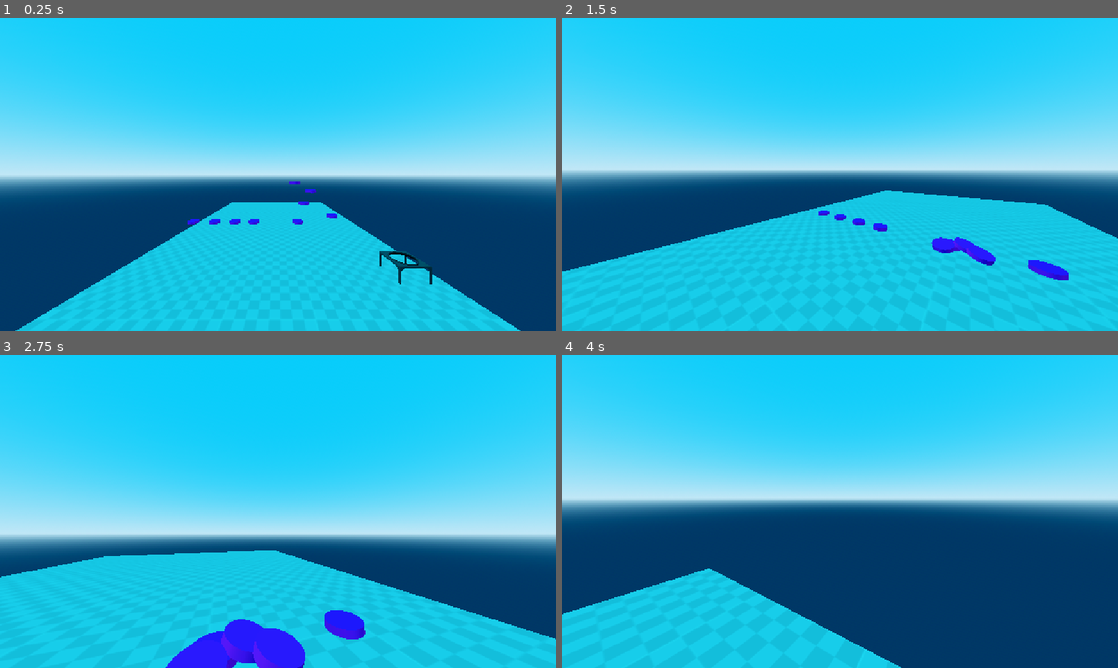
Above: before the commit, frames 1-4 (two rows, left to right).
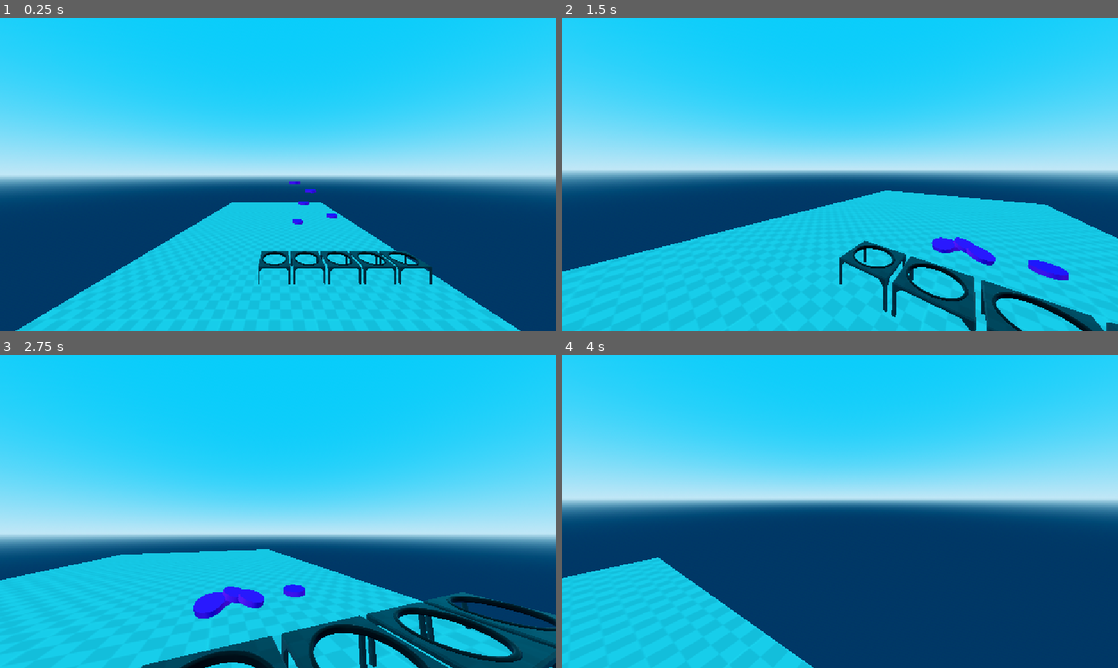
Above: after the commit, the same moments.

Repository: sharkpossum/Hex-Factor
Game: Godot game, scene res://scenes/world/world.tscn
Two runs of this game, one before a commit and one after it. Both use one fixed random seed, a clock stepped at 60 frames per second and the inputs below. The engine's default icon, where the game draws it, is replaced by a stand-in: a white triangle on a blue panel in a dark square.
Inputs (mouse positions are in pixels of both pictures, inside the frame that each line leads up to):
- Up to frame 1 (0.25 s): no input
- Up to frame 2 (1.5 s): move the mouse to (867, 174) at 0.52 s; hold W (forward) from 0.53 s (still down); tap C (crouch) at 0.6 s; tap Space (jump) at 0.77 s; move the mouse to (812, 174) at 1.27 s; tap E (interact) at 1.35 s
- Up to frame 3 (2.75 s): keep holding W (forward); tap Space (jump) at 1.52 s; move the mouse to (289, 505) at 2.02 s; click (289, 505) at 2.1 s
- Up to frame 4 (4 s): keep holding W (forward); move the mouse to (834, 517) at 2.77 s; tap Shift (sprint) at 2.85 s; tap Space (jump) at 3.02, 3.77 s; move the mouse to (878, 514) at 3.52 s; tap C (crouch) at 3.6 s

The runs differ from the first frame. In frame 1, 1.1% of the frame differs, in the area x 33-72%, y 64-86%; in frame 2, 3.5%; in frame 3, 10%, in the area x 0-100%, y 62-100%; in frame 4, 5.4%.

Commit message:
Changed item properties, added loot table resource, item manager is now a scene not just script, moved item related files to in the same directory

Diff:
--- a/project.godot
+++ b/project.godot
@@ -18,7 +18,7 @@
 [autoload]
 
 Debug="*res://scenes/debug/debug.tscn"
-ItemManager="*res://scripts/Item_Manager.gd"
+ItemManager="*res://scenes/autoload/ItemManager.tscn"
 
 [debug]
 
--- /dev/null
+++ b/scenes/autoload/ItemManager.tscn
@@ -0,0 +1,9 @@
+[gd_scene load_steps=4 format=3 uid="uid://dvxrt27wqpgmi"]
+
+[ext_resource type="Script" uid="uid://bn86eb6ohdokl" path="res://scripts/resources/items/Item_Manager.gd" id="1_m2xka"]
+[ext_resource type="Script" uid="uid://pairq17hjflb" path="res://scripts/resources/items/Item_Registry.gd" id="2_3rbkc"]
+[ext_resource type="Resource" uid="uid://c7jqb7wa8wrqd" path="res://scenes/autoload/item_tables/Reagents.tres" id="3_lwd1o"]
+
+[node name="ItemManager" type="Node"]
+script = ExtResource("1_m2xka")
+item_registries = Array[ExtResource("2_3rbkc")]([ExtResource("3_lwd1o")])
--- /dev/null
+++ b/scenes/autoload/item_tables/Reagents.tres
@@ -0,0 +1,13 @@
+[gd_resource type="Resource" script_class="Item_Registry" load_steps=4 format=3 uid="uid://c7jqb7wa8wrqd"]
+
+[ext_resource type="PackedScene" uid="uid://boq0v0dgcd6kk" path="res://scenes/items/reagents/Gem.tscn" id="1_6glgr"]
+[ext_resource type="Script" uid="uid://pairq17hjflb" path="res://scripts/resources/items/Item_Registry.gd" id="2_msrok"]
+[ext_resource type="PackedScene" uid="uid://dgmxpovpow1rd" path="res://scenes/items/reagents/Ruby.tscn" id="2_qrm1m"]
+
+[resource]
+script = ExtResource("2_msrok")
+registry = Dictionary[String, PackedScene]({
+"\"gem\"": ExtResource("1_6glgr"),
+"\"ruby\"": ExtResource("2_qrm1m")
+})
+metadata/_custom_type_script = "uid://pairq17hjflb"
--- a/scenes/items/Item.gd
+++ b/scenes/items/Item.gd
@@ -5,10 +5,8 @@
 @export var ui_sprite: Texture2D
 
 # Stats
-@export var description: String
-@export var weight: int
-@export var item_name: String
-
-func _ready() -> void:
-	item_name = self.name
-	pass
+@export var item_name: String = ""
+@export var description: String = "Description"
+@export var weight: int = 1
+@export var stack_size: int = 16
+@export var flavour_text: String = "Flavourful."
--- a/scenes/items/resources/Gem.tscn
+++ b/scenes/items/reagents/Gem.tscn
@@ -3,7 +3,7 @@
 [ext_resource type="Script" uid="uid://co7jhh45ebovi" path="res://scenes/items/Item.gd" id="1_sgbi3"]
 [ext_resource type="Script" uid="uid://dc5hiugqxud7n" path="res://scripts/components/Collectible_Component.gd" id="2_0umgs"]
 [ext_resource type="Script" uid="uid://8adk86412iwr" path="res://scripts/components/Component_Manager.gd" id="2_g36qw"]
-[ext_resource type="Texture2D" uid="uid://d1i0khmv1ttw8" path="res://scenes/items/resources/emote_star.png" id="2_w5cq0"]
+[ext_resource type="Texture2D" uid="uid://d1i0khmv1ttw8" path="res://scenes/items/reagents/emote_star.png" id="2_w5cq0"]
 
 [sub_resource type="ConvexPolygonShape3D" id="ConvexPolygonShape3D_sgbi3"]
 points = PackedVector3Array(-0.221359, 0.05, -0.0414722, 0.221351, 0.05, 0.0414722, 0.214418, 0.05, 0.0691204, -0.1474, …(800 unchanged characters)…
@@ -22,6 +22,7 @@
 collision_mask = 5
 script = ExtResource("1_sgbi3")
 ui_sprite = ExtResource("2_w5cq0")
+item_name = "Gem"
 description = "Shine bright you crazy diamond"
 
 [node name="CollisionShape3D" type="CollisionShape3D" parent="."]
--- /dev/null
+++ b/scenes/items/reagents/Ruby.tscn
@@ -0,0 +1,40 @@
+[gd_scene load_steps=8 format=3 uid="uid://dgmxpovpow1rd"]
+
+[ext_resource type="Script" uid="uid://co7jhh45ebovi" path="res://scenes/items/Item.gd" id="1_daplv"]
+[ext_resource type="Texture2D" uid="uid://d1i0khmv1ttw8" path="res://scenes/items/reagents/emote_star.png" id="2_7dwl7"]
+[ext_resource type="Script" uid="uid://8adk86412iwr" path="res://scripts/components/Component_Manager.gd" id="3_ij7ij"]
+[ext_resource type="Script" uid="uid://dc5hiugqxud7n" path="res://scripts/components/Collectible_Component.gd" id="4_0ikvw"]
+
+[sub_resource type="ConvexPolygonShape3D" id="ConvexPolygonShape3D_sgbi3"]
+points = PackedVector3Array(-0.221359, 0.05, -0.0414722, 0.221351, 0.05, 0.0414722, 0.214418, 0.05, 0.0691204, -0.1474, -0.05, -0.191636, -0.0441949, -0.05, 0.235874, 0.235866, -0.05, -0.0441917, 0.0691587, 0.05, -0.214425, -0.0691232, 0.05, 0.214425, -0.221098, -0.05, 0.095818, 0.147346, -0.05, 0.191636, 0.0957664, -0.05, -0.221097, -0.0898806, 0.05, -0.207491, 0.0898729, 0.05, 0.207491, 0.179836, 0.05, -0.138284, -0.179801, 0.05, 0.138327, -0.228486, -0.05, -0.073699, -0.0441949, -0.05, -0.235874, -0.1474, -0.05, 0.191636, 0.22109, -0.05, 0.095818, -0.179801, 0.05, -0.138327, 0.191629, -0.05, -0.147352, 0.179836, 0.05, 0.138284, 0.0441871, -0.05, 0.235874, -0.221359, 0.05, 0.0414722, 0.214418, 0.05, -0.0691204, -0.235874, -0.05, 0.0441917, 0.0414677, 0.05, 0.221359, 0.138278, 0.05, -0.179843, -0.0414755, 0.05, -0.221359, 0.0441871, -0.05, -0.235874, -0.191591, -0.05, -0.147398, -0.138329, 0.05, 0.179843)
+
+[sub_resource type="StandardMaterial3D" id="StandardMaterial3D_sgbi3"]
+albedo_color = Color(0.697813, 0.0106618, 0.167115, 1)
+
+[sub_resource type="CylinderMesh" id="CylinderMesh_sgbi3"]
+material = SubResource("StandardMaterial3D_sgbi3")
+top_radius = 0.25
+bottom_radius = 0.25
+height = 0.1
+
+[node name="Ruby" type="RigidBody3D"]
+collision_layer = 5
+collision_mask = 5
+script = ExtResource("1_daplv")
+ui_sprite = ExtResource("2_7dwl7")
+item_name = "Ruby"
+description = "Shine bright you crazy diamond"
+
+[node name="CollisionShape3D" type="CollisionShape3D" parent="."]
+shape = SubResource("ConvexPolygonShape3D_sgbi3")
+
+[node name="MeshInstance3D" type="MeshInstance3D" parent="CollisionShape3D"]
+mesh = SubResource("CylinderMesh_sgbi3")
+skeleton = NodePath("../..")
+
+[node name="ComponentManager" type="Node" parent="."]
+script = ExtResource("3_ij7ij")
+
+[node name="Collect_Component" type="Node" parent="ComponentManager"]
+script = ExtResource("4_0ikvw")
+metadata/_custom_type_script = "uid://dc5hiugqxud7n"
--- a/scenes/player/states/resources/player_inventory.tres
+++ b/scenes/player/states/resources/player_inventory.tres
@@ -1,6 +1,6 @@
 [gd_resource type="Resource" script_class="Item_Inventory" load_steps=2 format=3 uid="uid://bbv1n18l8nhma"]
 
-[ext_resource type="Script" uid="uid://culn2wnese0ia" path="res://scripts/resources/Item_Inventory.gd" id="1_fsyb1"]
+[ext_resource type="Script" uid="uid://culn2wnese0ia" path="res://scripts/resources/items/Item_Inventory.gd" id="1_fsyb1"]
 
 [resource]
 script = ExtResource("1_fsyb1")
--- /dev/null
+++ b/scenes/world/craftable/brewing_table/Brewing_Table_Drops.tres
@@ -0,0 +1,14 @@
+[gd_resource type="Resource" script_class="Drop_Table" load_steps=2 format=3 uid="uid://cjueca3cjkkct"]
+
+[ext_resource type="Script" uid="uid://bi500yyfoeymj" path="res://scripts/resources/items/Drop_Table.gd" id="1_ie30q"]
+
+[resource]
+script = ExtResource("1_ie30q")
+guaranteed_drops = Array[String]([])
+has_random_drops = true
+drop_table = Dictionary[int, String]({
+10: "\"ruby\"",
+20: "\"gem\""
+})
+rolls = 2
+metadata/_custom_type_script = "uid://bi500yyfoeymj"
--- a/scenes/world/craftable/brewing_table/Cauldron_Table.tscn
+++ b/scenes/world/craftable/brewing_table/Cauldron_Table.tscn
@@ -5,7 +5,7 @@
 [ext_resource type="Script" uid="uid://c4hw3gf4uwcuk" path="res://scripts/components/Health_Component.gd" id="3_dhmcb"]
 [ext_resource type="Script" uid="uid://crfdtlrr2fnnk" path="res://scripts/components/Pokeable_Component.gd" id="4_grx7y"]
 [ext_resource type="Script" uid="uid://cwmfqp2udhayg" path="res://scripts/components/Loot_Component.gd" id="5_ehjc6"]
-[ext_resource type="PackedScene" uid="uid://boq0v0dgcd6kk" path="res://scenes/items/resources/Gem.tscn" id="6_grx7y"]
+[ext_resource type="Resource" uid="uid://cjueca3cjkkct" path="res://scenes/world/craftable/brewing_table/Brewing_Table_Drops.tres" id="6_grx7y"]
 
 [sub_resource type="Animation" id="Animation_grx7y"]
 length = 0.001
@@ -80,5 +80,5 @@
 
 [node name="Loot_Component" type="Node" parent="Component_Manager"]
 script = ExtResource("5_ehjc6")
-item = ExtResource("6_grx7y")
+drop_table = ExtResource("6_grx7y")
 metadata/_custom_type_script = "uid://cwmfqp2udhayg"
--- a/scenes/world/world.tscn
+++ b/scenes/world/world.tscn
@@ -2,7 +2,7 @@
 
 [ext_resource type="PackedScene" uid="uid://bbl2c3uys5gai" path="res://scenes/world/white_halls/white_hall_floor.tscn" id="1_dphjl"]
 [ext_resource type="PackedScene" uid="uid://df4cptti61gjf" path="res://scenes/player/player.tscn" id="1_sl2e5"]
-[ext_resource type="PackedScene" uid="uid://boq0v0dgcd6kk" path="res://scenes/items/resources/Gem.tscn" id="3_1fp7r"]
+[ext_resource type="PackedScene" uid="uid://boq0v0dgcd6kk" path="res://scenes/items/reagents/Gem.tscn" id="3_1fp7r"]
 [ext_resource type="PackedScene" uid="uid://ddjkdsnktj31e" path="res://scenes/world/craftable/brewing_table/Cauldron_Table.tscn" id="4_6m72w"]
 
 [sub_resource type="ProceduralSkyMaterial" id="ProceduralSkyMaterial_4rhad"]
@@ -53,21 +53,19 @@
 [node name="Delta" parent="Items" instance=ExtResource("3_1fp7r")]
 transform = Transform3D(1, 0, 0, 0, 1, 0, 0, 0, 1, -4.04517, 3.11936, 0.264298)
 
-[node name="Items2" type="Node" parent="."]
-
-[node name="Omega" parent="Items2" instance=ExtResource("3_1fp7r")]
-transform = Transform3D(1, 0, 0, 0, 1, 0, 0, 0, 1, -6.823, 1.27395, -0.000732422)
-
-[node name="Omega2" parent="Items2" instance=ExtResource("3_1fp7r")]
-transform = Transform3D(1, 0, 0, 0, 1, 0, 0, 0, 1, -7.77728, 1.27395, -0.000732422)
-
-[node name="Omega3" parent="Items2" instance=ExtResource("3_1fp7r")]
-transform = Transform3D(1, 0, 0, 0, 1, 0, 0, 0, 1, -8.79155, 1.27395, -0.000732422)
-
-[node name="Omega4" parent="Items2" instance=ExtResource("3_1fp7r")]
-transform = Transform3D(1, 0, 0, 0, 1, 0, 0, 0, 1, -5.94245, 1.27395, -0.000732422)
-
 [node name="Furniture" type="Node" parent="."]
 
 [node name="CauldronTable" parent="Furniture" instance=ExtResource("4_6m72w")]
 transform = Transform3D(1, 0, 0, 0, 1, 0, 0, 0, 1, -0.917127, -4.76837e-07, 2.4725)
+
+[node name="CauldronTable2" parent="Furniture" instance=ExtResource("4_6m72w")]
+transform = Transform3D(1, 0, 0, 0, 1, 0, 0, 0, 1, -1.91713, -4.76837e-07, 2.4725)
+
+[node name="CauldronTable3" parent="Furniture" instance=ExtResource("4_6m72w")]
+transform = Transform3D(1, 0, 0, 0, 1, 0, 0, 0, 1, -2.91713, -4.76837e-07, 2.4725)
+
+[node name="CauldronTable4" parent="Furniture" instance=ExtResource("4_6m72w")]
+transform = Transform3D(1, 0, 0, 0, 1, 0, 0, 0, 1, -3.91713, -4.76837e-07, 2.4725)
+
+[node name="CauldronTable5" parent="Furniture" instance=ExtResource("4_6m72w")]
+transform = Transform3D(1, 0, 0, 0, 1, 0, 0, 0, 1, -4.91713, -4.76837e-07, 2.4725)
--- a/scripts/Item_Manager.gd
+++ /dev/null
@@ -1,16 +0,0 @@
-extends Node
-
-# Item and resource spawning management class to give items a collective parent and for logging.
-class_name Item_Manager
-
-func spawn_object(packed_scene: PackedScene, global_position: Vector3):
-	var to_spawn: Node3D = packed_scene.instantiate()
-	to_spawn.transform.origin = Vector3.ZERO
-	to_spawn.position = global_position
-
-	var format_print = "Spawning %s, at %s."
-	var print_output = format_print % [to_spawn.name, global_position]
-
-	print(print_output)
-
-	add_child(to_spawn)
--- a/scripts/components/Loot_Component.gd
+++ b/scripts/components/Loot_Component.gd
@@ -2,8 +2,7 @@
 
 class_name Loot_Component
 
-# TODO: Replace with loot table once Item Manager overhaul is complete.
-@export var item: PackedScene
+@export var drop_table: Drop_Table
 
 func on_death():
 	super.on_death()
@@ -11,5 +10,6 @@
 	var spawn_position = component_owner.global_position
 	spawn_position.y += 0.3
 
-	ItemManager.spawn_object(item, spawn_position)
+	var drops = drop_table.get_loot()
 	component_owner.queue_free()
+	ItemManager.spawn_objects_by_id(drops, spawn_position)
--- a/scripts/components/Pokeable_Component.gd
+++ b/scripts/components/Pokeable_Component.gd
@@ -23,4 +23,5 @@
 	Poked.emit(damage, source)
 
 	if animation_player:
+		animation_player.stop()
 		animation_player.play("on_hit")
--- /dev/null
+++ b/scripts/resources/items/Drop_Table.gd
@@ -0,0 +1,36 @@
+extends Resource
+
+class_name Drop_Table
+
+@export var guaranteed_drops : Array[String] = []
+@export var has_random_drops: bool = false
+@export var drop_table: Dictionary[int, String]
+@export var rolls: int = 1
+
+func get_loot() -> Array[String]:
+	var drops : Array[String] = []
+
+	for d in guaranteed_drops:
+		drops.append(d)
+
+	if has_random_drops:
+		for i in range(rolls):
+			drops.append(roll())
+
+	return drops
+
+
+func roll() -> String:
+	var total_chance = 0
+	var rng = RandomNumberGenerator.new()
+
+	for d in drop_table:
+		total_chance += d
+
+	var result = rng.randi_range(1, total_chance)
+
+	for drop in drop_table:
+		if result - drop <= 0:
+			return drop_table[drop]
+		result -= drop
+	return "ERROR"
--- /dev/null
+++ b/scripts/resources/items/Item_Manager.gd
@@ -0,0 +1,30 @@
+extends Node
+
+# Item and resource spawning management class to give items a collective parent and for logging.
+class_name Item_Manager
+
+@export var item_registries: Array[Item_Registry] = []
+
+func spawn_object_by_id(id: String, global_position: Vector3):
+	for r in item_registries:
+		if r.registry.has(id):
+			spawn(r.registry[id], global_position)
+
+func spawn_objects_by_id(ids: Array[String], global_position: Vector3):
+	for i in ids:
+		spawn_object_by_id(i, global_position)
+	pass
+
+func spawn_object(packed_scene: PackedScene, global_position: Vector3):
+	spawn(packed_scene, global_position)
+
+func spawn(packed_scene: PackedScene, global_position: Vector3):
+	var to_spawn: Node3D = packed_scene.instantiate()
+	to_spawn.position = global_position
+
+	var format_print = "Spawning %s, at %s."
+	var print_output = format_print % [to_spawn.name, global_position]
+
+	print(print_output)
+	add_child(to_spawn)
+	pass
--- /dev/null
+++ b/scripts/resources/items/Item_Registry.gd
@@ -0,0 +1,5 @@
+extends Resource
+
+class_name Item_Registry
+
+@export var registry: Dictionary[String, PackedScene]
Renamed: scenes/items/resources/emote_star.png -> scenes/items/reagents/emote_star.png
Not shown, changed: scenes/items/reagents/emote_star.png.import
Not shown, added: scripts/resources/items/Drop_Table.gd.uid
Renamed: scripts/resources/Item_Inventory.gd -> scripts/resources/items/Item_Inventory.gd
Renamed: scripts/resources/Item_Inventory.gd.uid -> scripts/resources/items/Item_Inventory.gd.uid
Renamed: scripts/Item_Manager.gd.uid -> scripts/resources/items/Item_Manager.gd.uid
Not shown, added: scripts/resources/items/Item_Registry.gd.uid
